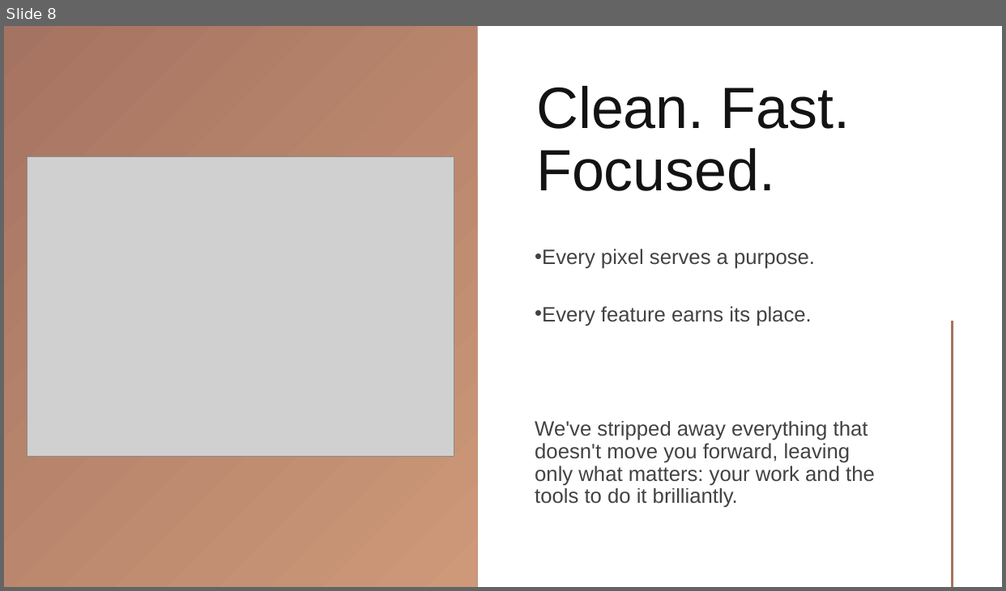
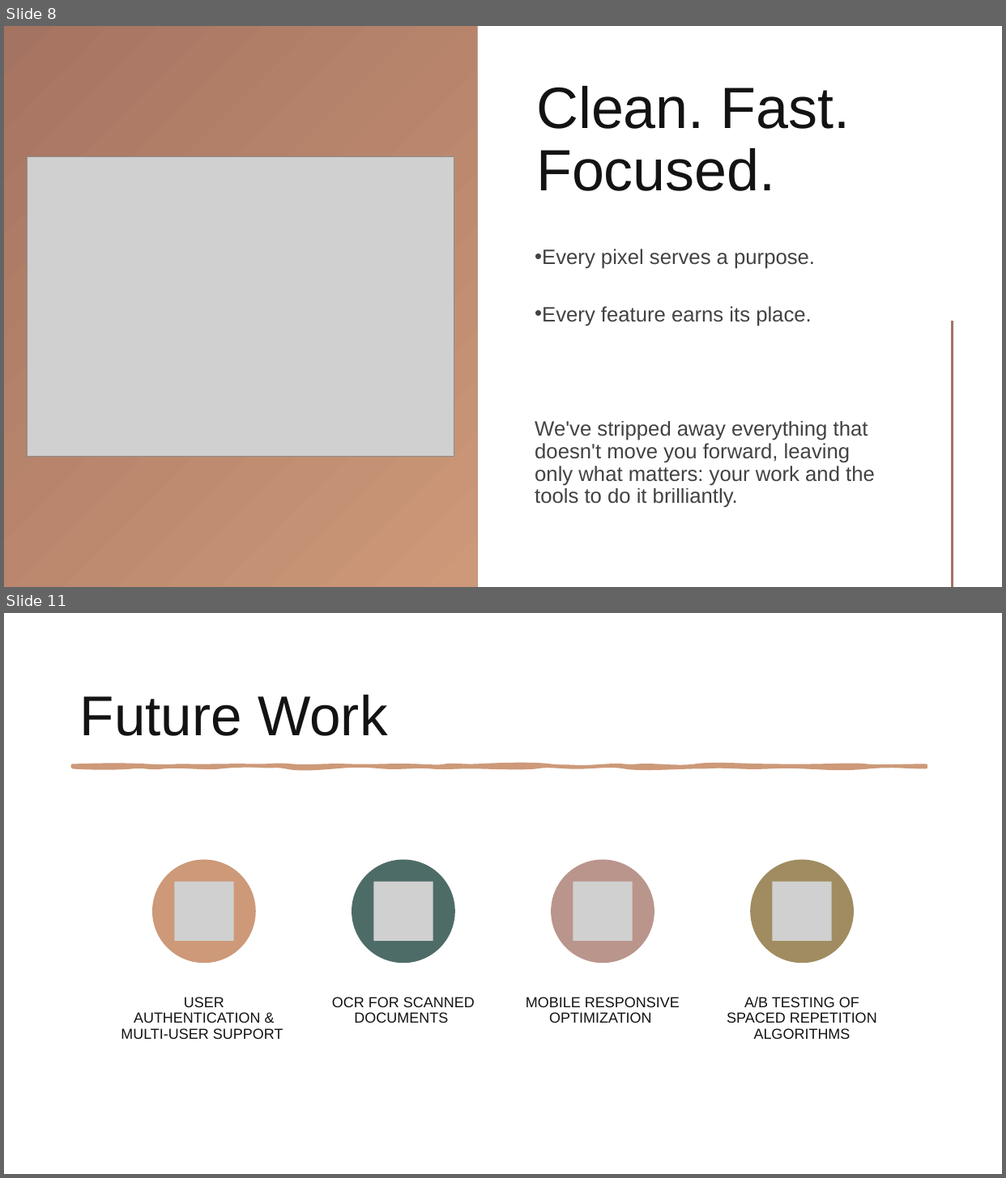
Before and after one commit to chriswil/cpsc8740-final, a slide deck: docs/presentation-chris-williams.pptx. Shown one above the other, each under a label of ours: slide 8 before the commit, slides 8 and 11 after it; the slides between them are not shown. The pictures are 1006x591 and 1006x1178 pixels, drawn with LibreOffice and Linux fonts; fonts in the diff are those of the drawing; grey boxes stand for pictures. Boxes give left, top, right and bottom in pixels: in the first picture for what was removed or moved away, otherwise in the second. Text is boxed around its words. In the diff, an @@ line names an element or a change of style, - is before the commit and + after.

Commit message:
Docs: Update final presentation and report documents

```diff
--- a/docs/presentation-chris-williams.pptx
+++ b/docs/presentation-chris-williams.pptx
@@ slide 11 added at [4, 613, 1002, 1174], background #FFFFFF @@
@@ title added at [80, 694, 387, 736], 54 pt, text #131313 @@
+Future Work
@@ freeform shape added at [73, 766, 927, 767], fill #CD9979, outline #CD9979 3.25 pt @@
@@ group added at [121, 860, 877, 1039]: 4 ellipses, 4 pictures, 4 texts @@
+USER AUTHENTICATION & MULTI-USER SUPPORT
+OCR FOR SCANNED DOCUMENTS
+MOBILE RESPONSIVE OPTIMIZATION
+A/B TESTING OF SPACED REPETITION ALGORITHMS
```
Also in this commit, not shown: 3 slides changed, 2 other slides added, 2 other files.
